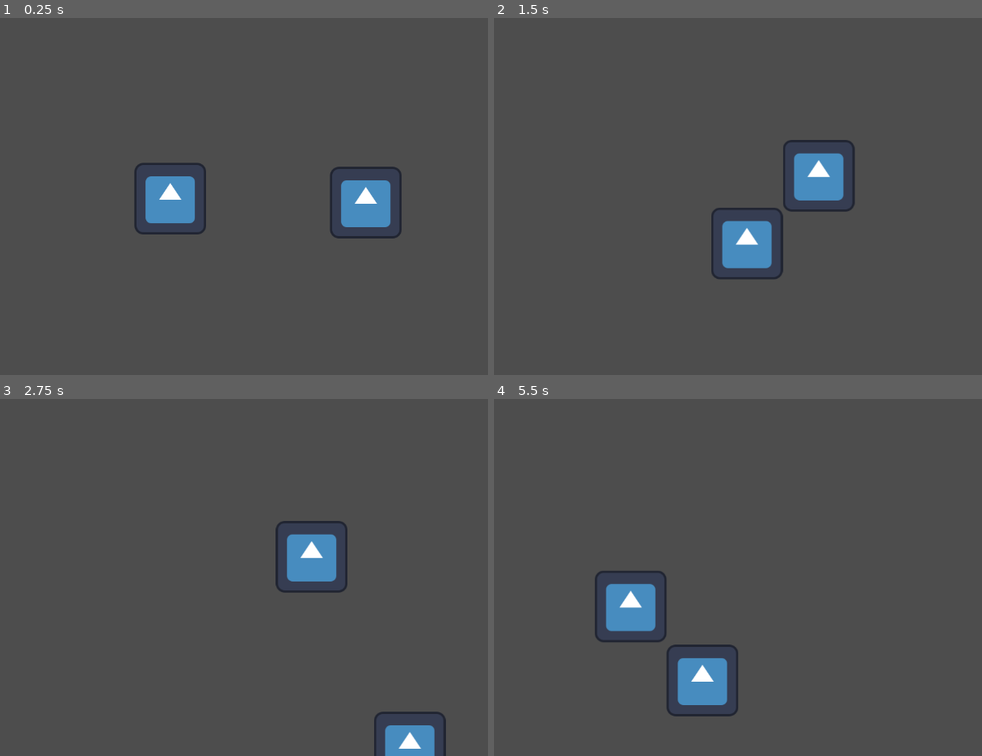
Above: before the commit, frames 1-4 (two rows, left to right).
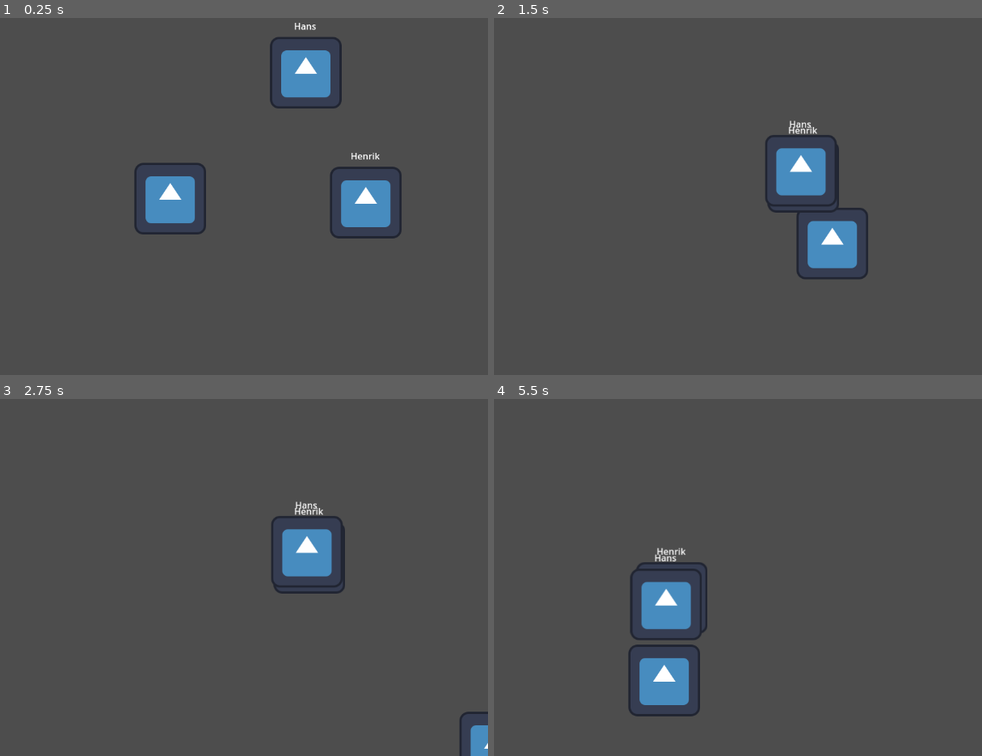
Above: after the commit, the same moments.

Repository: h3nse/AI-Smalltalk
Game: Godot game, scene res://main.tscn
Same seed, same stepped clock (60 frames per second), same inputs: the game is played once before the commit and once after it. The engine's default icon, where the game draws it, is replaced by a stand-in: a white triangle on a blue panel in a dark square.
Inputs (mouse positions are in pixels of both pictures, inside the frame that each line leads up to):
- Up to frame 1 (0.25 s): no input
- Up to frame 2 (1.5 s): tap Enter at 0.5 s; move the mouse to (801, 175) at 0.52 s; hold D (right) 0.53-1.28 s; click (801, 175) at 0.67 s; move the mouse to (528, 210) at 1.27 s; hold S (down) from 1.28 s (still down)
- Up to frame 3 (2.75 s): move the mouse to (229, 495) at 2.02 s; release S (down) at 2.03 s; hold D (right) from 2.03 s (still down)
- Up to frame 4 (5.5 s): move the mouse to (625, 648) at 2.77 s; release D (right) at 2.78 s; hold W (up) 2.78-3.53 s; click (625, 648) at 2.92 s; move the mouse to (855, 627) at 3.52 s; hold A (left) 3.53-5.03 s; move the mouse to (outside the picture) at 4.27 s; move the mouse to (689, 573) at 5.02 s; hold S (down) from 5.03 s (still down); click (689, 573) at 5.17 s

The runs differ from the first frame. In frame 1, 1.8% of the frame differs, in the area x 55-78%, y 1-40%; in frame 2, 5.5%, in the area x 44-77%, y 28-74%; in frame 3, 3.1%; in frame 4, 5.5%.

Commit message:
AI Variables, Nametags and Collision Fix

Diff:
--- /dev/null
+++ b/godot/AICharacter.gd
@@ -0,0 +1,11 @@
+extends Node2D
+
+
+# Called when the node enters the scene tree for the first time.
+func _ready():
+	pass # Replace with function body.
+
+
+# Called every frame. 'delta' is the elapsed time since the previous frame.
+func _process(delta):
+	pass
--- a/godot/AICharacter.tscn
+++ b/godot/AICharacter.tscn
@@ -1,18 +1,17 @@
-[gd_scene load_steps=4 format=3 uid="uid://dtxp6pn3yese4"]
+[gd_scene load_steps=3 format=3 uid="uid://dtxp6pn3yese4"]
 
 [ext_resource type="Script" path="res://AIMovement.gd" id="1_d6nuc"]
 [ext_resource type="Texture2D" uid="uid://bfjnsp4gufyil" path="res://icon.svg" id="2_57dyg"]
 
-[sub_resource type="RectangleShape2D" id="RectangleShape2D_x0x55"]
-size = Vector2(128, 128)
-
-[node name="AICharacter" type="Node2D"]
-
-[node name="CharacterBody2D" type="CharacterBody2D" parent="."]
+[node name="CharacterBody2D" type="CharacterBody2D"]
 script = ExtResource("1_d6nuc")
 
-[node name="Sprite2D" type="Sprite2D" parent="CharacterBody2D"]
+[node name="Sprite2D" type="Sprite2D" parent="."]
 texture = ExtResource("2_57dyg")
 
-[node name="CollisionShape2D" type="CollisionShape2D" parent="CharacterBody2D"]
-shape = SubResource("RectangleShape2D_x0x55")
+[node name="NameLabel" type="Label" parent="."]
+offset_left = -59.0
+offset_top = -95.0
+offset_right = 58.0
+offset_bottom = -67.0
+horizontal_alignment = 1
--- a/godot/AIMovement.gd
+++ b/godot/AIMovement.gd
@@ -1,11 +1,16 @@
 extends CharacterBody2D
 
 @export var speed = 350
+@export var AIname = ""
+@export var appearance = ""
+@export var personality = ""
+var ID = 0
 
 var target
 
 func _ready():
 	target = global_position
+	$NameLabel.text = AIname
 
 func _input(event):
    # Mouse in viewport coordinates.
--- a/godot/character.tscn
+++ b/godot/character.tscn
@@ -1,10 +1,7 @@
-[gd_scene load_steps=4 format=3 uid="uid://cqgo3ins88vjl"]
+[gd_scene load_steps=3 format=3 uid="uid://cqgo3ins88vjl"]
 
 [ext_resource type="Script" path="res://CharacterMovement.gd" id="1_iuua6"]
 [ext_resource type="Texture2D" uid="uid://bfjnsp4gufyil" path="res://icon.svg" id="2_cpebb"]
-
-[sub_resource type="RectangleShape2D" id="RectangleShape2D_pqj06"]
-size = Vector2(128, 128)
 
 [node name="Character" type="Node2D"]
 
@@ -13,6 +10,3 @@
 
 [node name="Sprite2D" type="Sprite2D" parent="CharacterBody2D"]
 texture = ExtResource("2_cpebb")
-
-[node name="CollisionShape2D" type="CollisionShape2D" parent="CharacterBody2D"]
-shape = SubResource("RectangleShape2D_pqj06")
--- a/godot/main.tscn
+++ b/godot/main.tscn
@@ -10,3 +10,13 @@
 
 [node name="AICharacter" parent="." instance=ExtResource("2_hbots")]
 position = Vector2(934, 340)
+AIname = "Henrik"
+appearance = "Rød"
+personality = "Klogeåge"
+
+[node name="CharacterBody2D" parent="." instance=ExtResource("2_hbots")]
+position = Vector2(827, 108)
+speed = 300
+AIname = "Hans"
+appearance = "Grim"
+personality = "Dum, fed"
